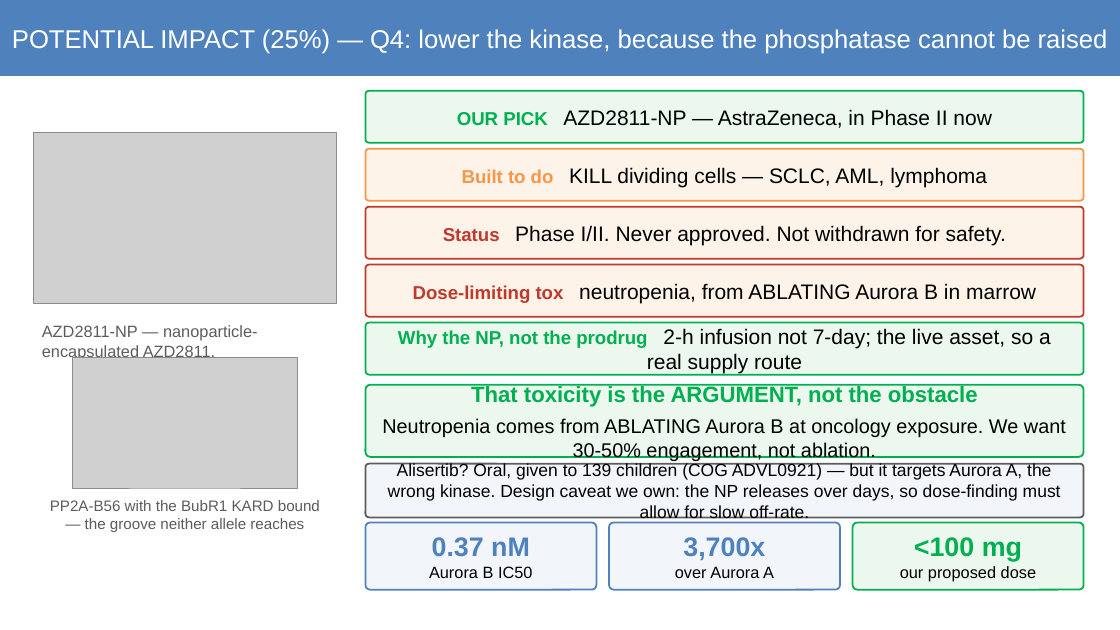
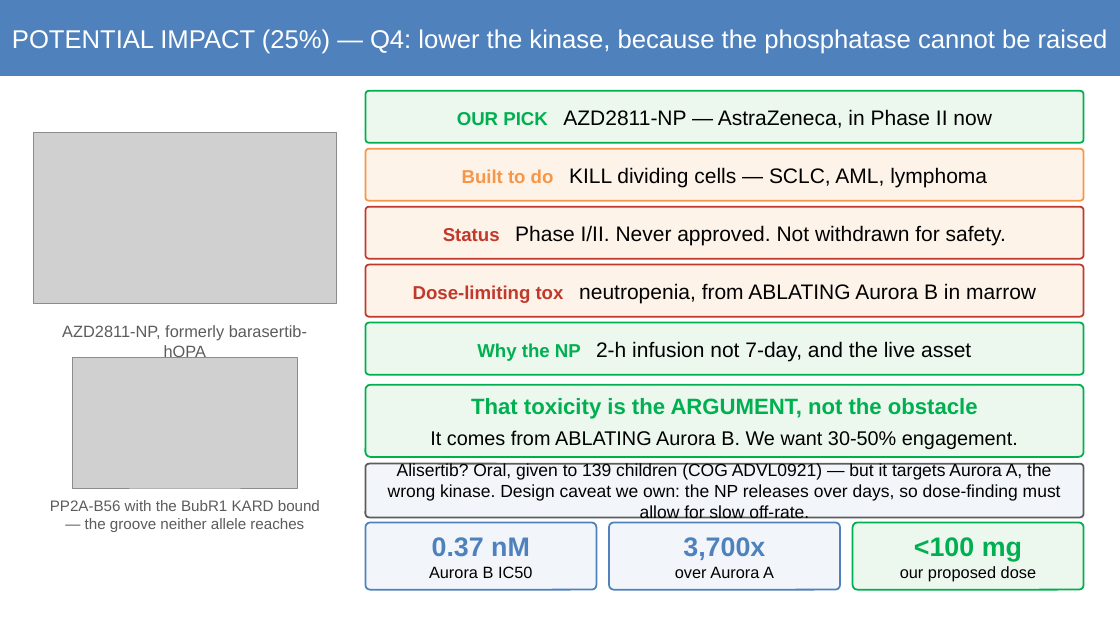
Before and after one commit to asheus/mva-track2-2026, a slide deck: slide 10 of docs/mva/MVA-Track2.pptx. Drawn at 1120x630 pixels with LibreOffice and Linux fonts; fonts in the diff are those of the drawing; grey boxes stand for pictures. Boxes give left, top, right and bottom in pixels: in the first picture for what was removed or moved away, otherwise in the second. Text is boxed around its words. In the diff, an @@ line names an element or a change of style, - is before the commit and + after.

Commit message:
Deck: fix text overflows and label collisions

```diff
--- a/docs/mva/MVA-Track2.pptx
+++ b/docs/mva/MVA-Track2.pptx
@@ text at (62, 325, 307, 358): text changed @@
-AZD2811-NP — nanoparticle-encapsulated AZD2811,
-formerly barasertib-hQPA
+AZD2811-NP, formerly barasertib-hQPA
@@ text in rounded rectangle at (477, 341, 971, 361): text changed @@
-Why the NP, not the prodrug 2-h infusion not 7-day; the live asset, so a real supply route
+Why the NP 2-h infusion not 7-day, and the live asset
@@ text in rounded rectangle at (430, 430, 1018, 449): text changed @@
-Neutropenia comes from ABLATING Aurora B at oncology exposure. We want 30-50% engagement, not ablation.
+It comes from ABLATING Aurora B. We want 30-50% engagement.
```
Also in this commit, not shown: 2 other slides changed, 1 other file.
